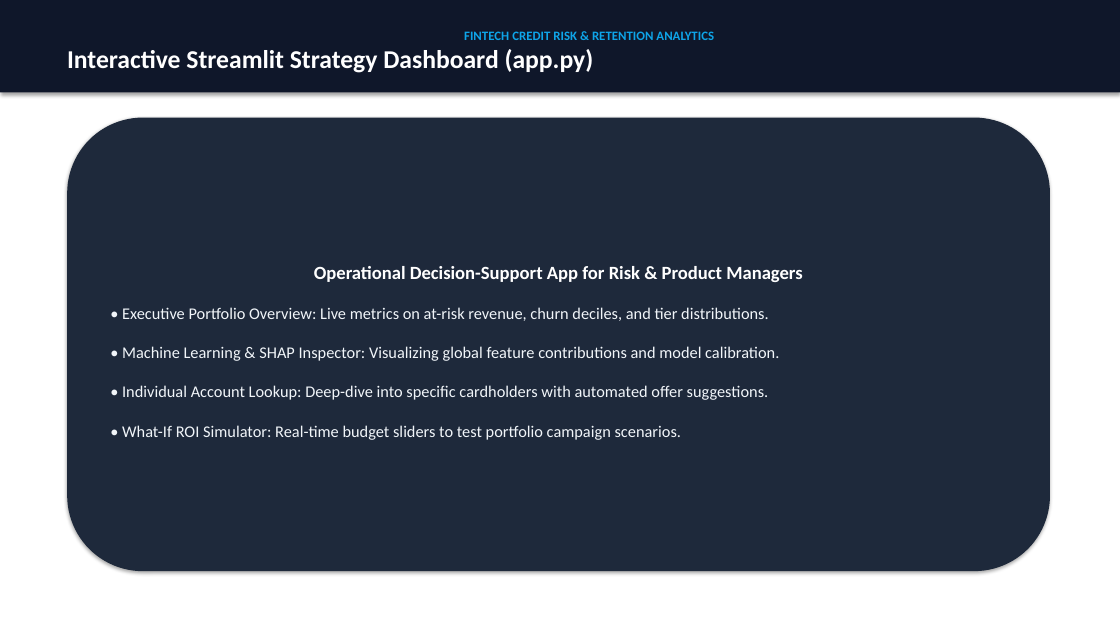
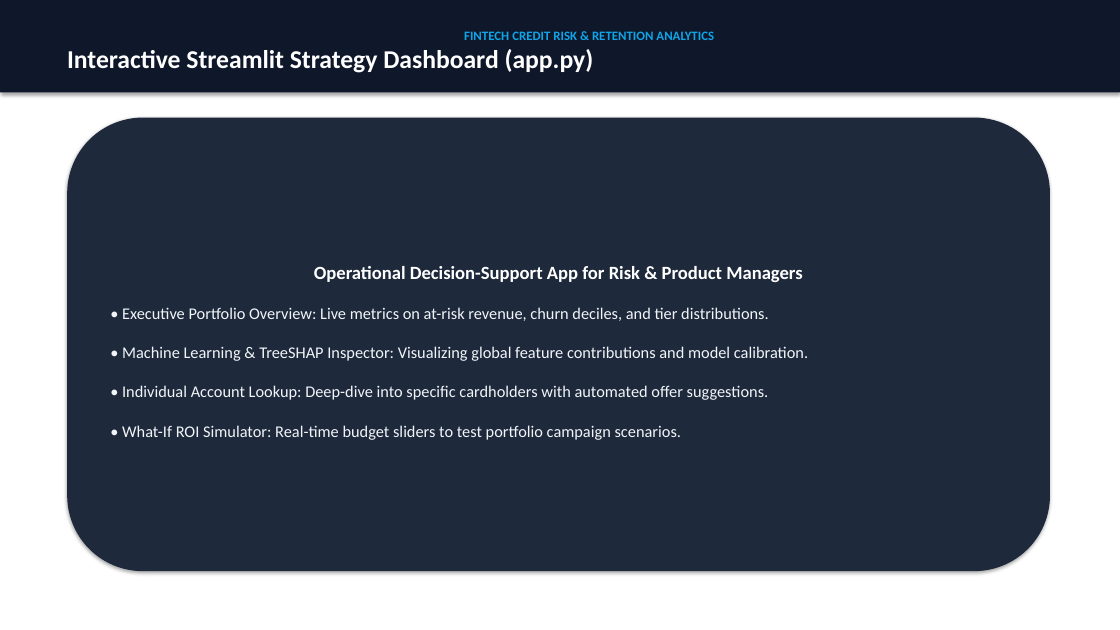
Before and after one commit to PriyankaHichkad/Fintech-Customer-Churn-Analytics, a slide deck: slide 8 of exports/FinTech_Churn_Retention_Strategy.pptx. Drawn at 1120x630 pixels with LibreOffice and Linux fonts; fonts in the diff are those of the drawing. Boxes give left, top, right and bottom in pixels: in the first picture for what was removed or moved away, otherwise in the second. Text is boxed around its words. In the diff, an @@ line names an element or a change of style, - is before the commit and + after.

```diff
--- a/exports/FinTech_Churn_Retention_Strategy.pptx
+++ b/exports/FinTech_Churn_Retention_Strategy.pptx
@@ text in rounded rectangle at (122,307,808,440): text changed @@
-• Executive Portfolio Overview: Live metrics on at-risk revenue, churn deciles, and tier distributions.
-• Machine Learning & SHAP Inspector: Visualizing global feature contributions and model calibration.
-• Individual Account Lookup: Deep-dive into specific cardholders with automated offer suggestions.
-• What-If ROI Simulator: Real-time budget sliders to test portfolio campaign scenarios.
+• Executive Portfolio Overview: Live metrics on at-risk revenue, churn deciles, and tier distributions.
+• Machine Learning & TreeSHAP Inspector: Visualizing global feature contributions and model calibration.
+• Individual Account Lookup: Deep-dive into specific cardholders with automated offer suggestions.
+• What-If ROI Simulator: Real-time budget sliders to test portfolio campaign scenarios.
```
Also in this commit, not shown: 1 other slide changed, 3 other files.
